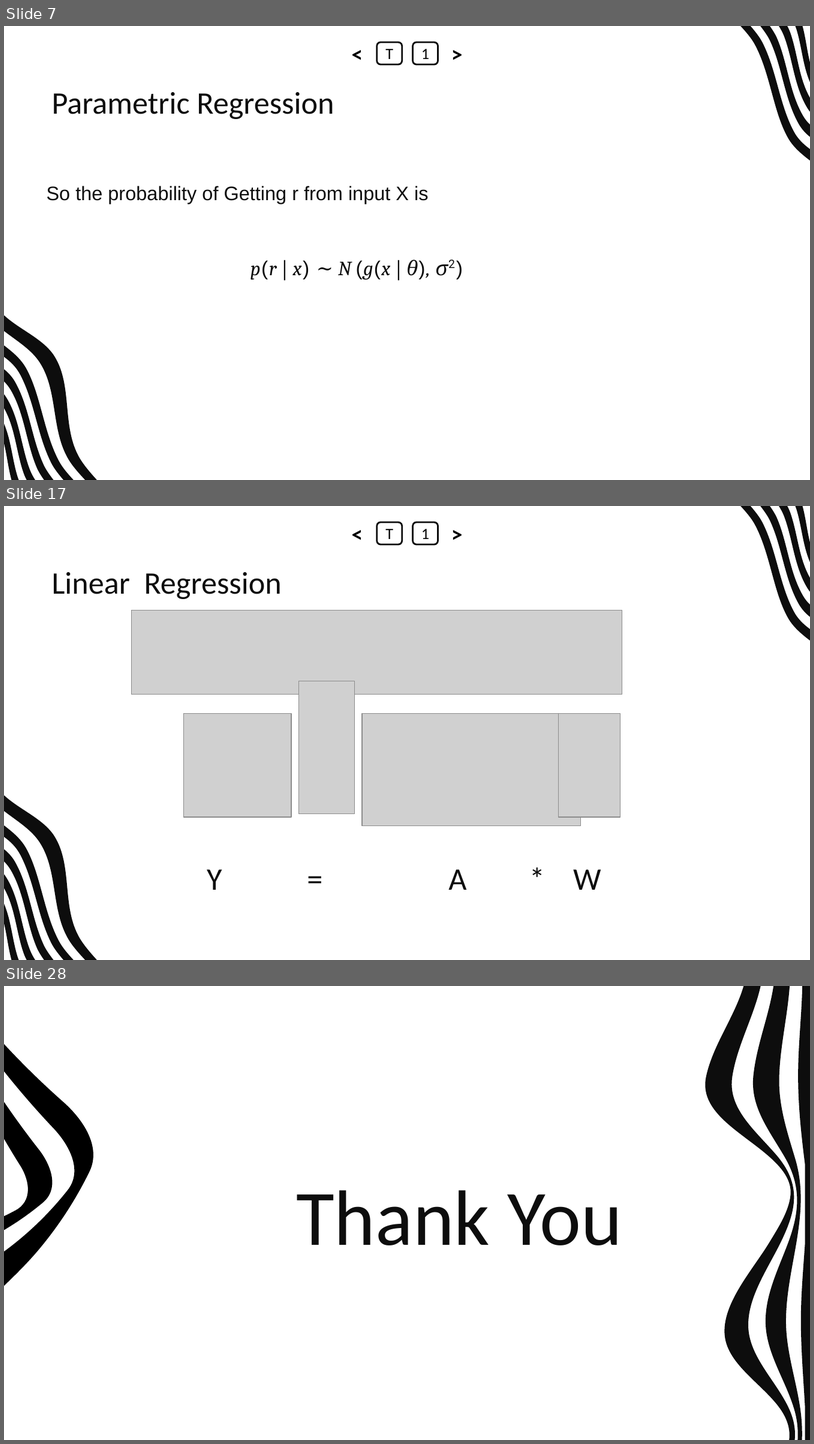
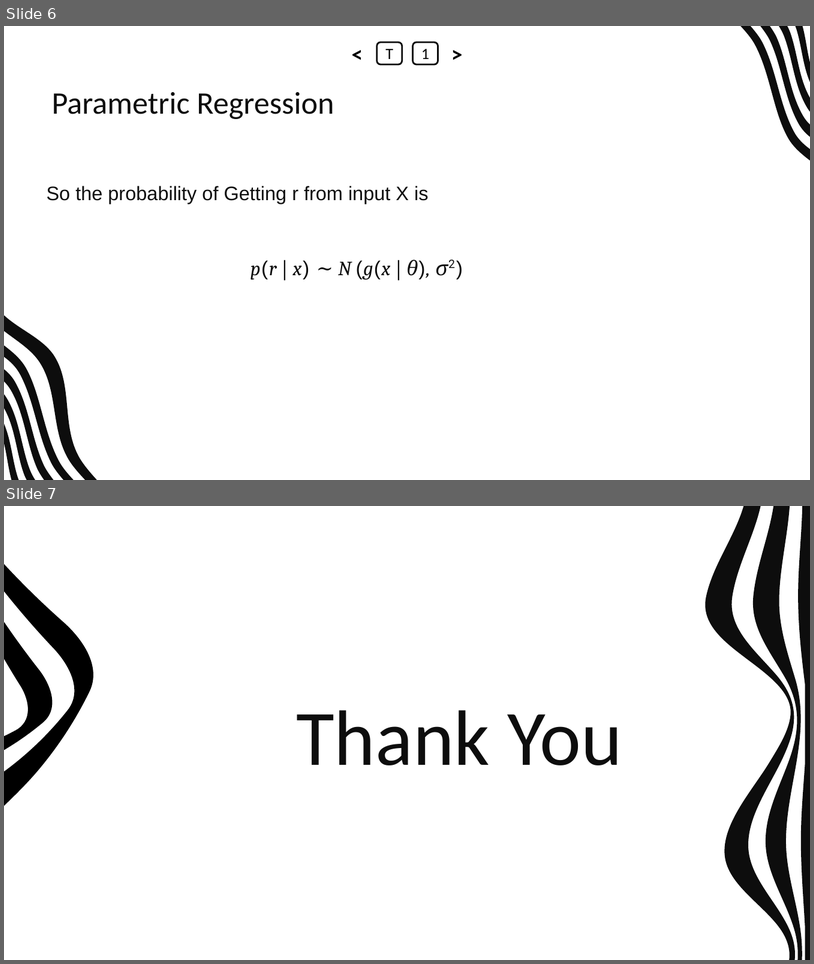
Before and after one commit to abrarhasan3/Green-Uni-All-Academic-Content, a slide deck: CSE 411 Machine Learning/LECTURE 5.pptx. Shown one above the other, each under a label of ours: slides 7, 17 and 28 before the commit, slides 6 and 7 after it; the slides between them are not shown. The pictures are 814x1444 and 814x964 pixels, drawn with LibreOffice and Linux fonts; fonts in the diff are those of the drawing; grey boxes stand for pictures; background and template pictures are left out. Boxes give left, top, right and bottom in pixels: in the first picture for what was removed or moved away, otherwise in the second. Text is boxed around its words. In the diff, an @@ line names an element or a change of style, - is before the commit and + after.

```diff
--- a/CSE 411 Machine Learning/LECTURE 5.pptx
+++ b/CSE 411 Machine Learning/LECTURE 5.pptx
@@ slide 17 removed at bbox=[4, 506, 810, 960], background #FFFFFF; not listed: 9 template elements that a slide beside it also shows @@
@@ text removed at bbox=[345, 522, 370, 545] @@
-<
@@ rounded rectangle removed at bbox=[377, 522, 402, 545] @@
-T
@@ rounded rectangle removed at bbox=[413, 522, 438, 545] @@
-1
@@ text removed at bbox=[444, 522, 469, 545] @@
->
@@ title removed at bbox=[52, 572, 282, 599] @@
-Linear Regression
@@ picture removed at bbox=[131, 610, 623, 694] @@
@@ group removed at bbox=[184, 681, 621, 825]: 4 pictures @@
@@ text removed at bbox=[207, 869, 601, 889] @@
-Y = A * W
@@ what was slide 7 is now slide 6 @@
@@ what was slide 28 is now slide 7 @@
```
Also in this commit, not shown: 20 other slides removed.
